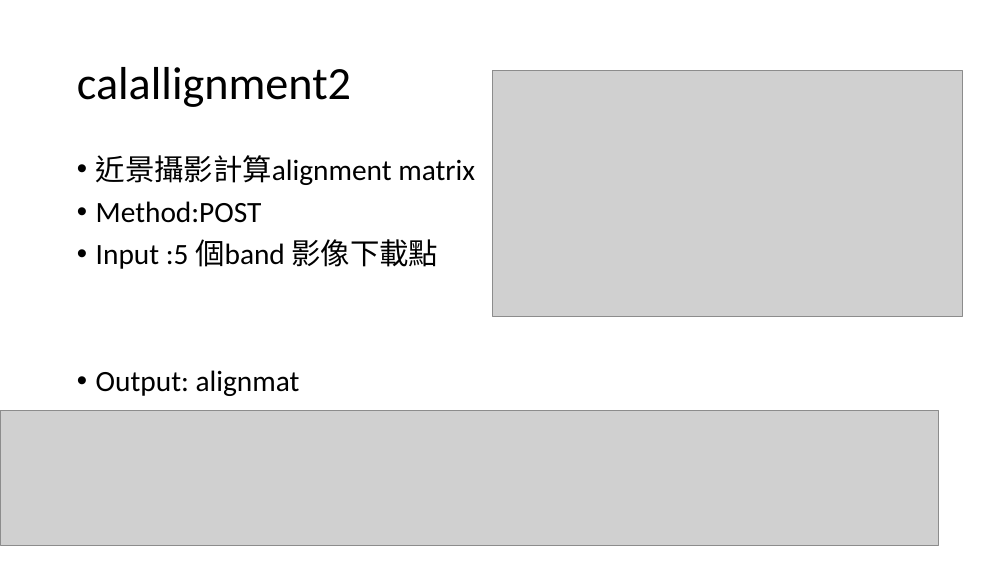
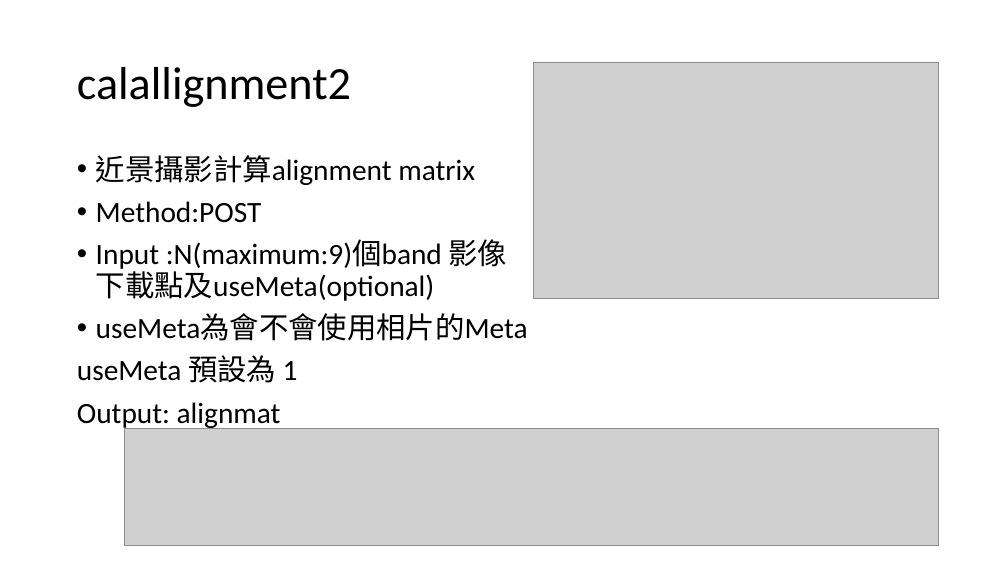
Before and after one commit to hongping1224/MicasenseMX30API, a slide deck: slide 3 of MicasenseMX30API.pptx. Drawn at 1008x567 pixels with LibreOffice and Linux fonts; fonts in the diff are those of the drawing; grey boxes stand for pictures. Boxes give left, top, right and bottom in pixels: in the first picture for what was removed or moved away, otherwise in the second. Text is boxed around its words. In the diff, an @@ line names an element or a change of style, - is before the commit and + after.

```diff
--- a/MicasenseMX30API.pptx
+++ b/MicasenseMX30API.pptx
@@ picture resized from (x1=493, y1=70, x2=963, y2=317) to (x1=533, y1=62, x2=939, y2=299) @@
@@ text at (x1=77, y1=239, x2=528, y2=383): text changed @@
-• Input :5 個band 影像下載點
+• Input :N(maximum:9)個band 影像下載點及useMeta(optional)
+• useMeta為會不會使用相片的Meta
+useMeta 預設為 1
@@ text at (x1=77, y1=402, x2=281, y2=430): bullet • to none @@
@@ picture resized from (x1=0, y1=411, x2=939, y2=545) to (x1=125, y1=429, x2=939, y2=545) @@
```
Also in this commit, not shown: 2 other slides changed, 4 slides added, 15 other files.
